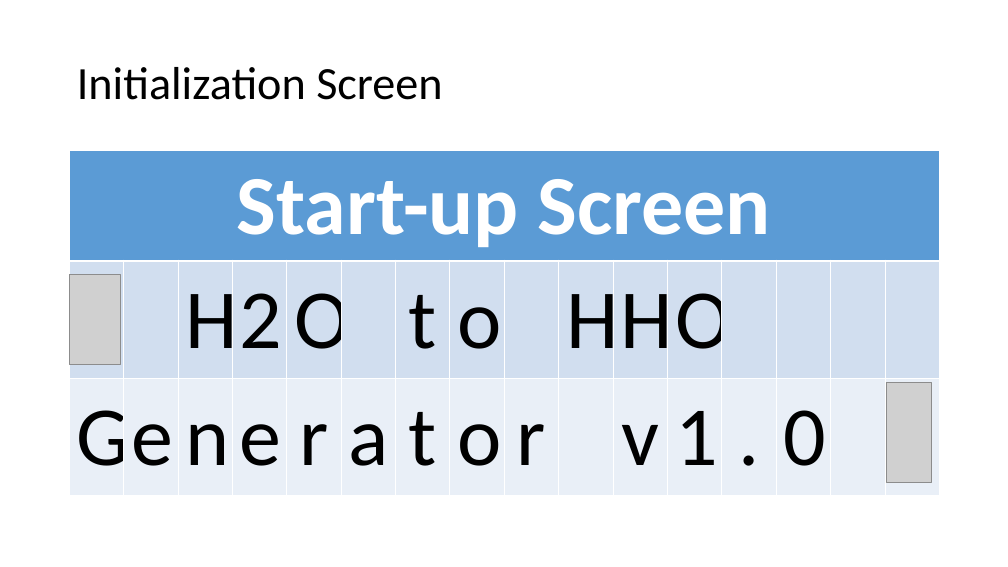
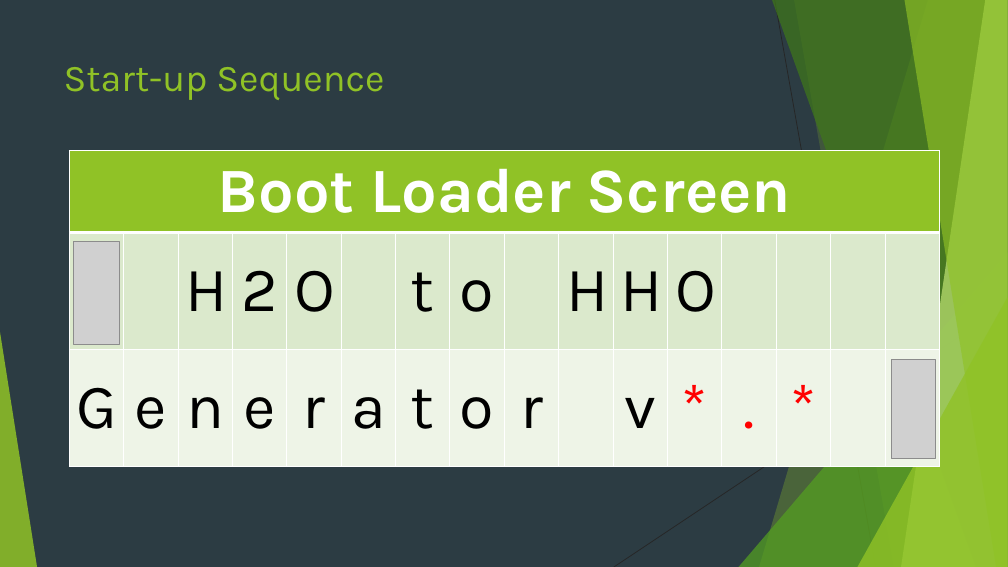
Before and after one commit to HYDROXY-RESEARCH-GROUP/H20-DECOMPOSITION, a slide deck: slide 11 of Display Output/Display Output.pptx (slide 2 before the commit). Drawn at 1008x567 pixels with LibreOffice and Linux fonts; fonts in the diff are those of the drawing; grey boxes stand for pictures. Boxes give left, top, right and bottom in pixels: in the first picture for what was removed or moved away, otherwise in the second. Text is boxed around its words. In the diff, an @@ line names an element or a change of style, - is before the commit and + after.

```diff
--- a/Display Output/Display Output.pptx
+++ b/Display Output/Display Output.pptx
@@ background #FFFFFF to #2C3C43 @@
@@ title "Start-up Sequence" at box(64, 67, 384, 100): vertical alignment middle to top @@
@@ title at box(64, 67, 384, 100): text changed; size 44 to 36 pt; font Calibri to Karla; text colour #000000 to #90C226 @@
-Initialization Screen
+Start-up Sequence
@@ table at box(70, 151, 941, 469) @@
-row 1, column 1: Start-up Screen
+row 1, column 1: Boot Loader Screen
-row 3, column 12: 1
+row 3, column 12: *
-row 3, column 14: 0
+row 3, column 14: *
@@ fill #5B9BD5 to #90C226 in row 1, column 1 @@
@@ fill #D2DEEF to #DBE9CD in row 2 @@
@@ fill #EAEFF7 to #EEF4E8 in row 3 @@
@@ size 80 to 60 pt, font Calibri to Karla in "H", "2", "O", "t" and 15 more places @@
@@ text colour #000000 to #FF0000 in "." @@
@@ picture at box(73, 241, 119, 344): rotation 180 to 0 degrees @@
@@ group added at box(0, 0, 1008, 567): 5 freeform shapes, 3 triangles, 2 lines @@
@@ picture: place and size @@
-picture at box(887, 383, 931, 482)
+picture at box(892, 359, 935, 459)
```
Also in this commit, not shown: 4 other slides changed, 22 slides added, 2 slides removed, 34 other files.
